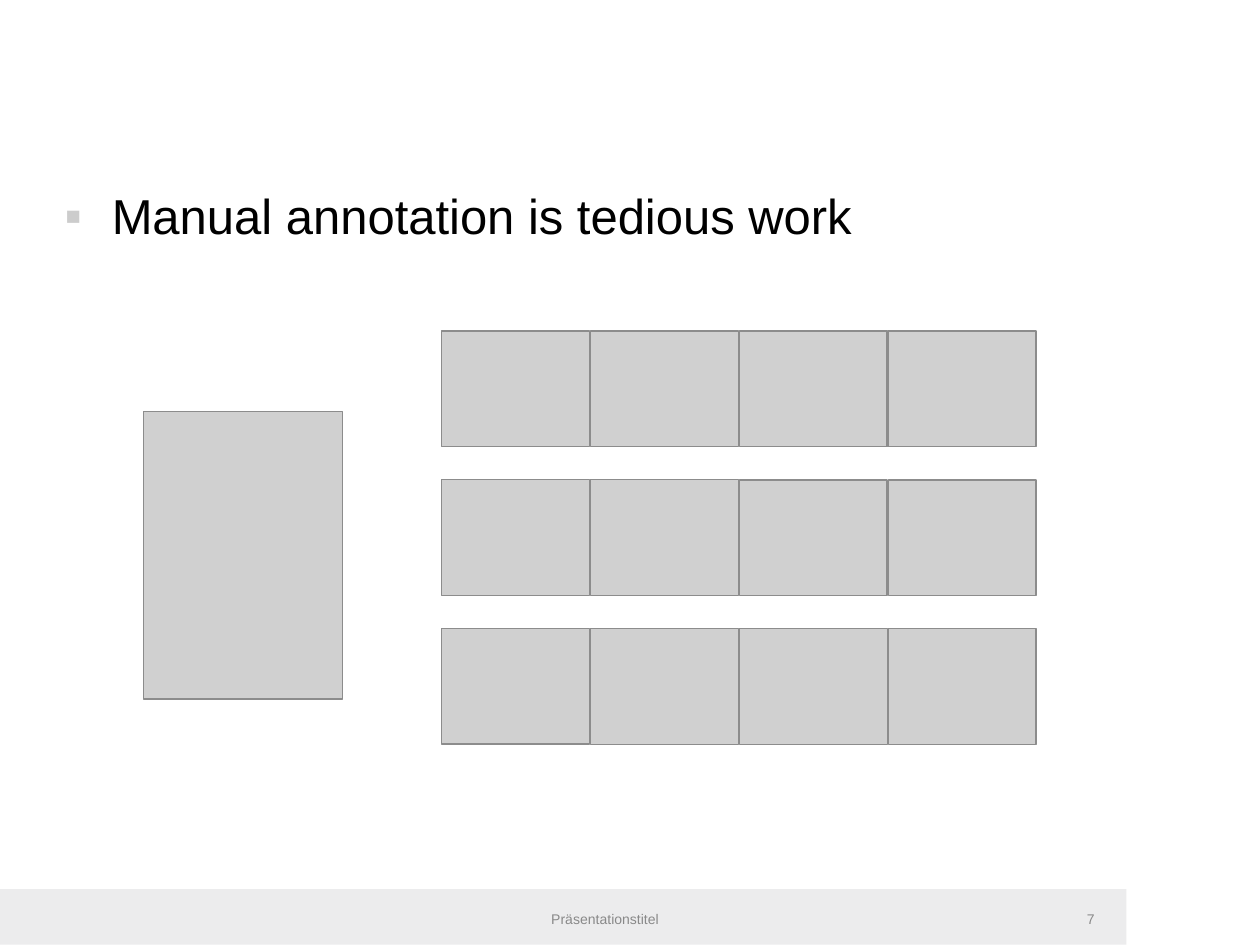
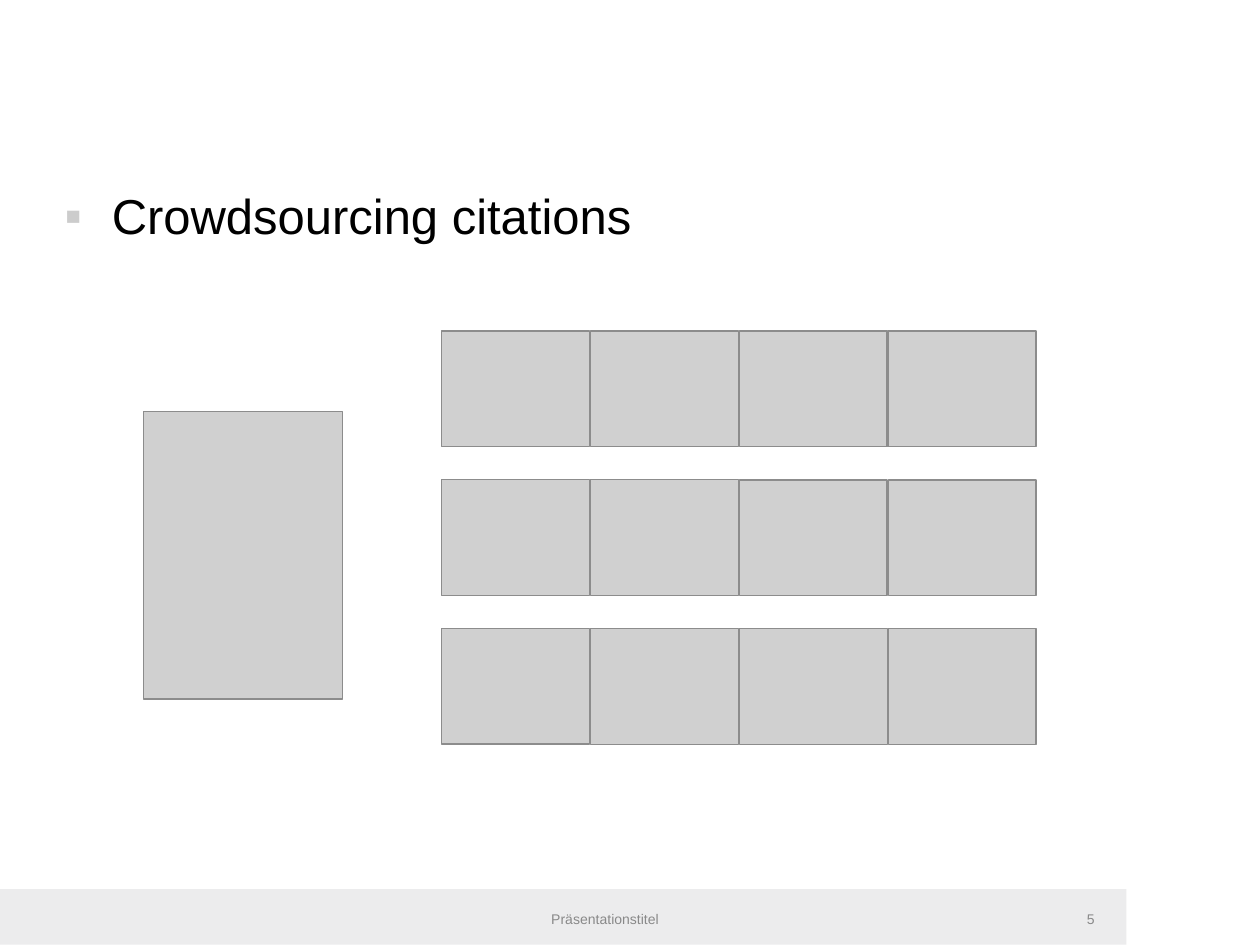
Before and after one commit to IllDepence/master_thesis, a slide deck: slide 5 of misc/bir_presentation/bir2019.odp (slide 7 before the commit). Drawn at 1260x945 pixels with LibreOffice and Linux fonts; fonts in the diff are those of the drawing; grey boxes stand for pictures; background and template pictures are left out. Boxes give left, top, right and bottom in pixels: in the first picture for what was removed or moved away, otherwise in the second. Text is boxed around its words. In the diff, an @@ line names an element or a change of style, - is before the commit and + after.

```diff
--- a/misc/bir_presentation/bir2019.odp
+++ b/misc/bir_presentation/bir2019.odp
@@ text at (112, 198, 632, 244): text changed @@
-▪ Manual annotation is tedious work
+▪ Crowdsourcing citations
@@ page number at (1087, 914, 1095, 924): text changed @@
-7
+5
```
Also in this commit, not shown: 19 other slides changed, 2 slides added, 12 slides removed, 6 other files.
